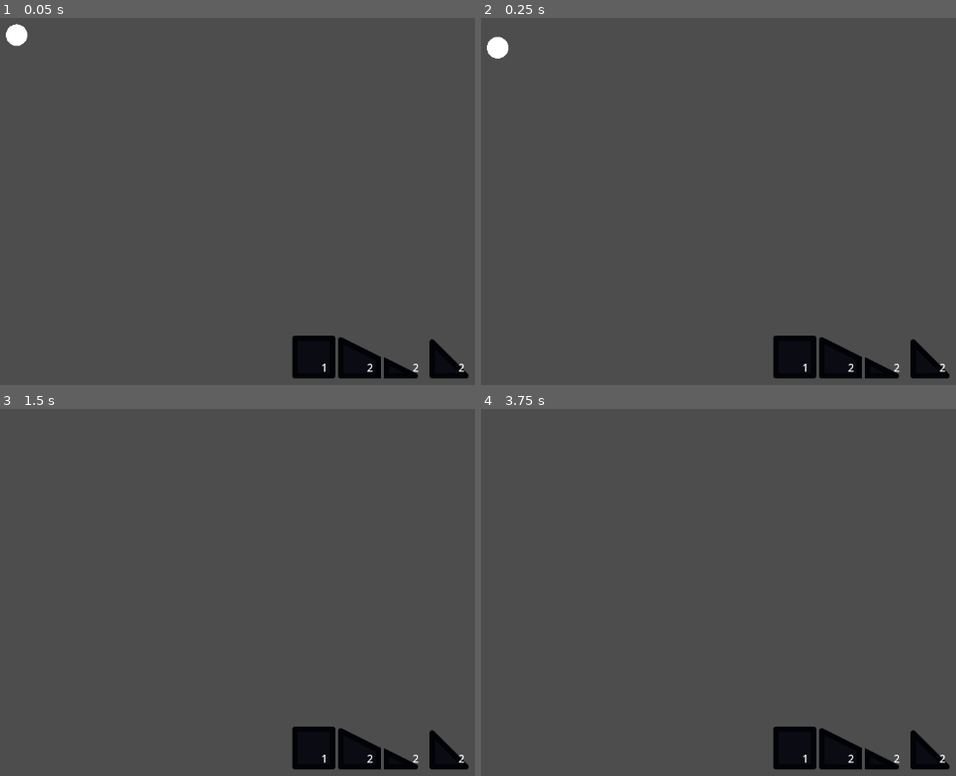
Above: before the commit, frames 1-4 (two rows, left to right).
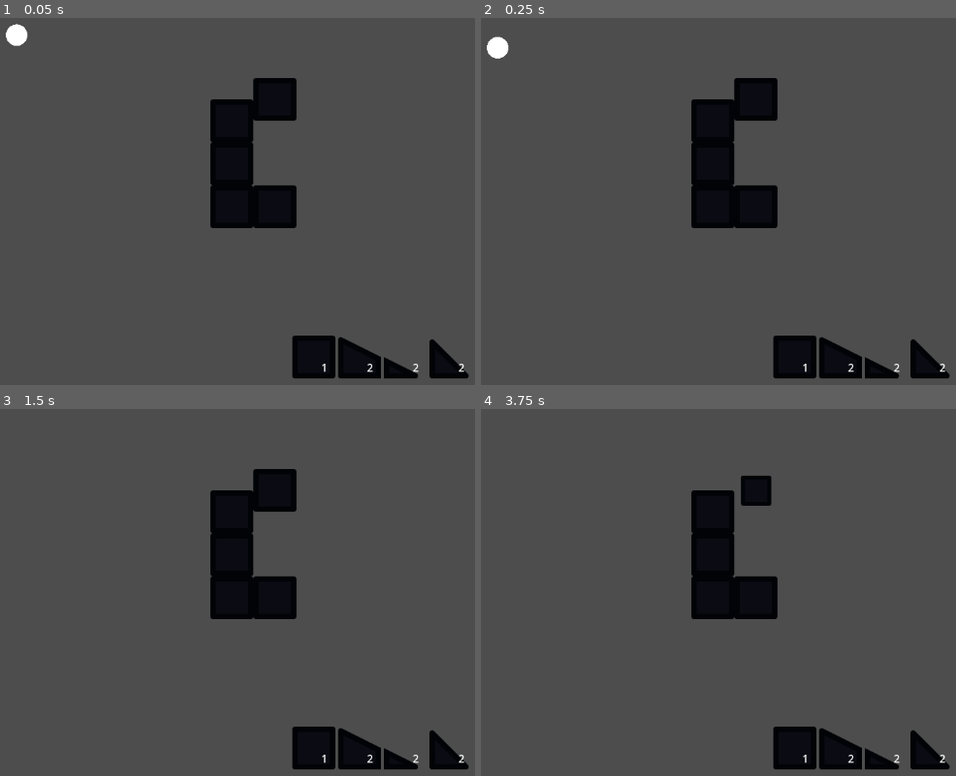
Above: after the commit, the same moments.

Repository: Username4D/dWell
Game: Godot game, scene res://scenes/gameplay_scene.tscn
Same seed, same stepped clock (60 frames per second), same inputs: the game is played once before the commit and once after it. The project has no main scene, so this scene is started directly.
Inputs (mouse positions are in pixels of both pictures, inside the frame that each line leads up to):
- Up to frame 1 (0.05 s): no input
- Up to frame 2 (0.25 s): no input
- Up to frame 3 (1.5 s): click "1" at 0.5 s; click "2" at 1.25 s
- Up to frame 4 (3.75 s): click "2" at 2 s; click "2" at 2.75 s; click (756, 489) at 3.52 s

The runs differ from the first frame. In frame 1, 5.3% of the frame differs, in the area x 44-63%, y 16-58%; in frame 2, 5.3%; in frame 3, 5.3%; in frame 4, 4.7%.
Error after the commit: Invalid access to property or key of type 'String' on a base object of type 'Dictionary'. (res://scripts/object.gd:9)

Commit message:
added object placing / building

Diff:
--- a/scenes/gameplay_scene.tscn
+++ b/scenes/gameplay_scene.tscn
@@ -1,9 +1,11 @@
-[gd_scene load_steps=7 format=3 uid="uid://cguvbcsfr6ly0"]
+[gd_scene load_steps=9 format=3 uid="uid://cguvbcsfr6ly0"]
 
 [ext_resource type="PackedScene" uid="uid://bcrwvgi6u8wsi" path="res://scenes/coin.tscn" id="1_01stm"]
+[ext_resource type="Script" uid="uid://baujol7o3nvr0" path="res://scripts/gameplay_scene.gd" id="1_1126i"]
 [ext_resource type="Texture2D" uid="uid://baukilnn22noi" path="res://Assets/tiles.svg" id="1_b2a1o"]
 [ext_resource type="Script" uid="uid://c8xd88e0gie7j" path="res://scripts/bar.gd" id="3_xpbwm"]
 [ext_resource type="PackedScene" uid="uid://7mjso68mdfwf" path="res://scenes/inventory_button.tscn" id="4_mvhas"]
+[ext_resource type="PackedScene" uid="uid://b07jxfcbc005t" path="res://scenes/object.tscn" id="5_27dq3"]
 
 [sub_resource type="TileSetAtlasSource" id="TileSetAtlasSource_xpbwm"]
 texture = ExtResource("1_b2a1o")
@@ -47,9 +49,6 @@
 3:1/0 = 0
 3:1/0/physics_layer_0/polygon_0/points = PackedVector2Array(-32, 0, -32, 32, 32, 32, 32, 32)
 4:1/0 = 0
-5:1/0 = 0
-6:1/0 = 0
-7:1/0 = 0
 8:1/0 = 0
 9:1/0 = 0
 10:1/0 = 0
@@ -70,14 +69,6 @@
 25:1/0 = 0
 59:1/0 = 0
 60:1/0 = 0
-0:2/0 = 0
-1:2/0 = 0
-2:2/0 = 0
-3:2/0 = 0
-4:2/0 = 0
-5:2/0 = 0
-6:2/0 = 0
-7:2/0 = 0
 8:2/0 = 0
 9:2/0 = 0
 10:2/0 = 0
@@ -99,14 +90,6 @@
 26:2/0 = 0
 59:2/0 = 0
 60:2/0 = 0
-0:3/0 = 0
-1:3/0 = 0
-2:3/0 = 0
-3:3/0 = 0
-4:3/0 = 0
-5:3/0 = 0
-6:3/0 = 0
-7:3/0 = 0
 8:3/0 = 0
 9:3/0 = 0
 10:3/0 = 0
@@ -129,14 +112,6 @@
 27:3/0 = 0
 59:3/0 = 0
 60:3/0 = 0
-0:4/0 = 0
-1:4/0 = 0
-2:4/0 = 0
-3:4/0 = 0
-4:4/0 = 0
-5:4/0 = 0
-6:4/0 = 0
-7:4/0 = 0
 8:4/0 = 0
 9:4/0 = 0
 10:4/0 = 0
@@ -160,14 +135,6 @@
 28:4/0 = 0
 59:4/0 = 0
 60:4/0 = 0
-0:5/0 = 0
-1:5/0 = 0
-2:5/0 = 0
-3:5/0 = 0
-4:5/0 = 0
-5:5/0 = 0
-6:5/0 = 0
-7:5/0 = 0
 8:5/0 = 0
 9:5/0 = 0
 10:5/0 = 0
@@ -216,14 +183,6 @@
 55:5/0 = 0
 59:5/0 = 0
 60:5/0 = 0
-0:6/0 = 0
-1:6/0 = 0
-2:6/0 = 0
-3:6/0 = 0
-4:6/0 = 0
-5:6/0 = 0
-6:6/0 = 0
-7:6/0 = 0
 8:6/0 = 0
 9:6/0 = 0
 10:6/0 = 0
@@ -273,14 +232,6 @@
 55:6/0 = 0
 59:6/0 = 0
 60:6/0 = 0
-0:7/0 = 0
-1:7/0 = 0
-2:7/0 = 0
-3:7/0 = 0
-4:7/0 = 0
-5:7/0 = 0
-6:7/0 = 0
-7:7/0 = 0
 8:7/0 = 0
 9:7/0 = 0
 10:7/0 = 0
@@ -479,8 +430,10 @@
 sources/0 = SubResource("TileSetAtlasSource_xpbwm")
 
 [node name="gameplay_scene" type="Node2D"]
+script = ExtResource("1_1126i")
 
 [node name="TileMapLayer" type="TileMapLayer" parent="."]
+tile_map_data = PackedByteArray(0, 0, 5, 0, 3, 0, 0, 0, 1, 0, 0, 0, 0, 0, 5, 0, 4, 0, 0, 0, 1, 0, 0, 0, 0, 0, 5, 0, 5, 0, 0, 0, 1, 0, 0, 0, 0, 0, 6, 0, 5, 0, 0, 0, 1, 0, 0, 0, 0, 0)
 tile_set = SubResource("TileSet_mvhas")
 
 [node name="coin" parent="." instance=ExtResource("1_01stm")]
@@ -504,3 +457,61 @@
 
 [node name="slope_mid" parent="bar" instance=ExtResource("4_mvhas")]
 layout_mode = 2
+
+[node name="possible_placements" type="Node2D" parent="."]
+
+[node name="Node2D" type="Node2D" parent="possible_placements"]
+position = Vector2(448, 256)
+
+[node name="Node2D2" type="Node2D" parent="possible_placements"]
+position = Vector2(512, 256)
+
+[node name="Node2D3" type="Node2D" parent="possible_placements"]
+position = Vector2(576, 256)
+
+[node name="Node2D4" type="Node2D" parent="possible_placements"]
+position = Vector2(640, 256)
+
+[node name="Node2D5" type="Node2D" parent="possible_placements"]
+position = Vector2(704, 256)
+
+[node name="Node2D6" type="Node2D" parent="possible_placements"]
+position = Vector2(704, 320)
+
+[node name="Node2D7" type="Node2D" parent="possible_placements"]
+position = Vector2(704, 384)
+
+[node name="Node2D8" type="Node2D" parent="possible_placements"]
+position = Vector2(704, 448)
+
+[node name="Node2D9" type="Node2D" parent="possible_placements"]
+position = Vector2(640, 448)
+
+[node name="Node2D10" type="Node2D" parent="possible_placements"]
+position = Vector2(576, 448)
+
+[node name="Node2D11" type="Node2D" parent="possible_placements"]
+position = Vector2(512, 448)
+
+[node name="Node2D12" type="Node2D" parent="possible_placements"]
+position = Vector2(448, 448)
+
+[node name="Node2D13" type="Node2D" parent="possible_placements"]
+position = Vector2(384, 448)
+
+[node name="Node2D14" type="Node2D" parent="possible_placements"]
+position = Vector2(384, 384)
+
+[node name="Node2D15" type="Node2D" parent="possible_placements"]
+position = Vector2(384, 320)
+
+[node name="Node2D16" type="Node2D" parent="possible_placements"]
+position = Vector2(384, 256)
+
+[node name="objects" type="Node2D" parent="."]
+
+[node name="object" parent="objects" instance=ExtResource("5_27dq3")]
+offset_left = 384.0
+offset_top = 160.0
+offset_right = 448.0
+offset_bottom = 224.0
--- a/scenes/inventory_button.tscn
+++ b/scenes/inventory_button.tscn
@@ -25,6 +25,7 @@
 theme_override_styles/hover = SubResource("StyleBoxEmpty_cvjyr")
 theme_override_styles/pressed = SubResource("StyleBoxFlat_cvjyr")
 theme_override_styles/normal = SubResource("StyleBoxEmpty_vpwv6")
+action_mode = 0
 
 [node name="sprite" type="Sprite2D" parent="."]
 z_index = -1
--- /dev/null
+++ b/scenes/object.tscn
@@ -0,0 +1,44 @@
+[gd_scene load_steps=10 format=3 uid="uid://b07jxfcbc005t"]
+
+[ext_resource type="Script" uid="uid://d3503u8tqtphy" path="res://scripts/object.gd" id="1_cbfvs"]
+[ext_resource type="Texture2D" uid="uid://baukilnn22noi" path="res://Assets/tiles.svg" id="1_pkda2"]
+
+[sub_resource type="StyleBoxEmpty" id="StyleBoxEmpty_cbfvs"]
+
+[sub_resource type="StyleBoxEmpty" id="StyleBoxEmpty_a0y2b"]
+
+[sub_resource type="StyleBoxEmpty" id="StyleBoxEmpty_6qvdj"]
+
+[sub_resource type="StyleBoxEmpty" id="StyleBoxEmpty_a03g0"]
+
+[sub_resource type="StyleBoxEmpty" id="StyleBoxEmpty_46pka"]
+
+[sub_resource type="StyleBoxEmpty" id="StyleBoxEmpty_f66fi"]
+
+[sub_resource type="AtlasTexture" id="AtlasTexture_jhjyk"]
+resource_local_to_scene = true
+atlas = ExtResource("1_pkda2")
+region = Rect2(0, 0, 64, 64)
+
+[node name="object" type="Button"]
+offset_left = -32.0
+offset_top = -32.0
+offset_right = 32.0
+offset_bottom = 32.0
+pivot_offset = Vector2(32, 32)
+theme_override_styles/focus = SubResource("StyleBoxEmpty_cbfvs")
+theme_override_styles/disabled = SubResource("StyleBoxEmpty_a0y2b")
+theme_override_styles/hover_pressed = SubResource("StyleBoxEmpty_6qvdj")
+theme_override_styles/hover = SubResource("StyleBoxEmpty_a03g0")
+theme_override_styles/pressed = SubResource("StyleBoxEmpty_46pka")
+theme_override_styles/normal = SubResource("StyleBoxEmpty_f66fi")
+action_mode = 0
+script = ExtResource("1_cbfvs")
+
+[node name="sprite" type="Sprite2D" parent="."]
+z_index = -1
+position = Vector2(32, 32)
+texture = SubResource("AtlasTexture_jhjyk")
+
+[connection signal="button_up" from="." to="." method="_released"]
+[connection signal="pressed" from="." to="." method="_pressed"]
--- a/scripts/bar.gd
+++ b/scripts/bar.gd
@@ -2,6 +2,7 @@
 
 @export var lvl_objects = {"blocks": 1, "slope_big": 2, "slope_small": 2, "slope_mid": 2}
 var offsets = {"blocks": Vector2(0,0), "slope_big": Vector2(128, 64), "slope_small": Vector2(192, 64), "slope_mid": Vector2(192, 0)}
+var object_scene = preload("res://scenes/object.tscn")
 
 func _process(delta: float) -> void:
 	for i in get_children():
@@ -11,3 +12,20 @@
 		else:
 			i.visible = true
 		i.get_node("sprite").texture.region = Rect2(offsets[i.name], Vector2(64,64))
+
+func _ready() -> void:
+	for i in get_children():
+		i.pressed.connect(create.bind(i))
+	$blocks.pressed.connect(create.bind($blocks))
+func create(i:Node) -> void:
+	print("lol")
+	if lvl_objects[i.name] > 0:
+		var object = object_scene.instantiate()
+		object.bpressed = true
+		object.oname = i.name
+		object.pressed.emit()
+		object.get_node("sprite").texture.region = Rect2(offsets[i.name], Vector2(64,64))
+		$"../objects".add_child(object)
+		await i.button_up
+		object._released()
+		lvl_objects[i.name] -= 1
--- a/scripts/coin.gd
+++ b/scripts/coin.gd
@@ -6,4 +6,3 @@
 	ideal_gravity = clamp(1 + linear_velocity.y / 500, 0.2, 3)
 	self.gravity_scale = move_toward(self.gravity_scale, ideal_gravity, 0.08)
 	#self.mass = 1 + linear_velocity.y / 30
-	print(gravity_scale)
--- /dev/null
+++ b/scripts/gameplay_scene.gd
@@ -0,0 +1,7 @@
+extends Node2D
+
+@export var possible_placements = []
+
+func _ready() -> void:
+	for i in $possible_placements.get_children():
+		possible_placements.append(i.position)
--- /dev/null
+++ b/scripts/object.gd
@@ -0,0 +1,23 @@
+extends Button
+@export var oname = ""
+var bpressed = false
+func _pressed() -> void:
+	bpressed = true
+func _released() -> void:
+	bpressed = false
+	if not self.get_parent().get_parent().possible_placements.find(gridlock(get_viewport().get_mouse_position()) - Vector2(32, 32)) != -1:
+		self.get_parent().get_parent().get_node("bar").lvl_objects[oname] += 1
+		self.queue_free()
+	for i in self.get_parent().get_children():
+		if i.position == self.position and i != self:
+			self.get_parent().get_parent().get_node("bar").lvl_objects[i.oname] += 1
+			i.queue_free()
+func _process(delta: float) -> void:
+	if bpressed and self.get_parent().get_parent().possible_placements.find(gridlock(get_viewport().get_mouse_position()) - Vector2(32, 32)) != -1:
+		self.position = gridlock(get_viewport().get_mouse_position()) - Vector2(32, 32)
+		self.scale = Vector2.ONE
+	elif bpressed:
+		self.scale = Vector2(.7, .7)
+		self.position = get_viewport().get_mouse_position() - Vector2(32,32)
+func gridlock(pos: Vector2) -> Vector2:
+	return round((pos -Vector2(32,32)) / 64) * 64 + Vector2(32,32)
Not shown, added: scripts/gameplay_scene.gd.uid
Not shown, added: scripts/object.gd.uid
